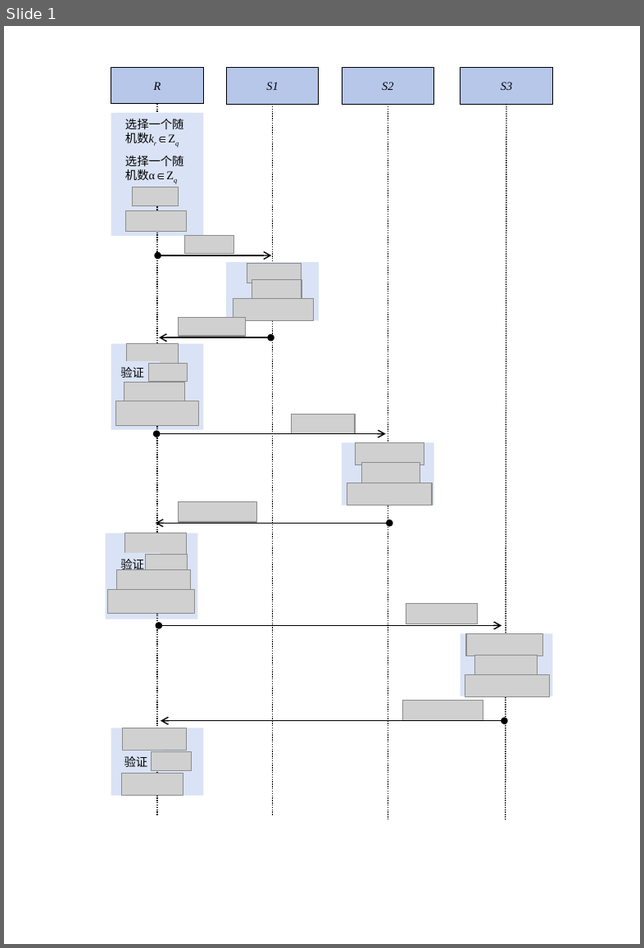
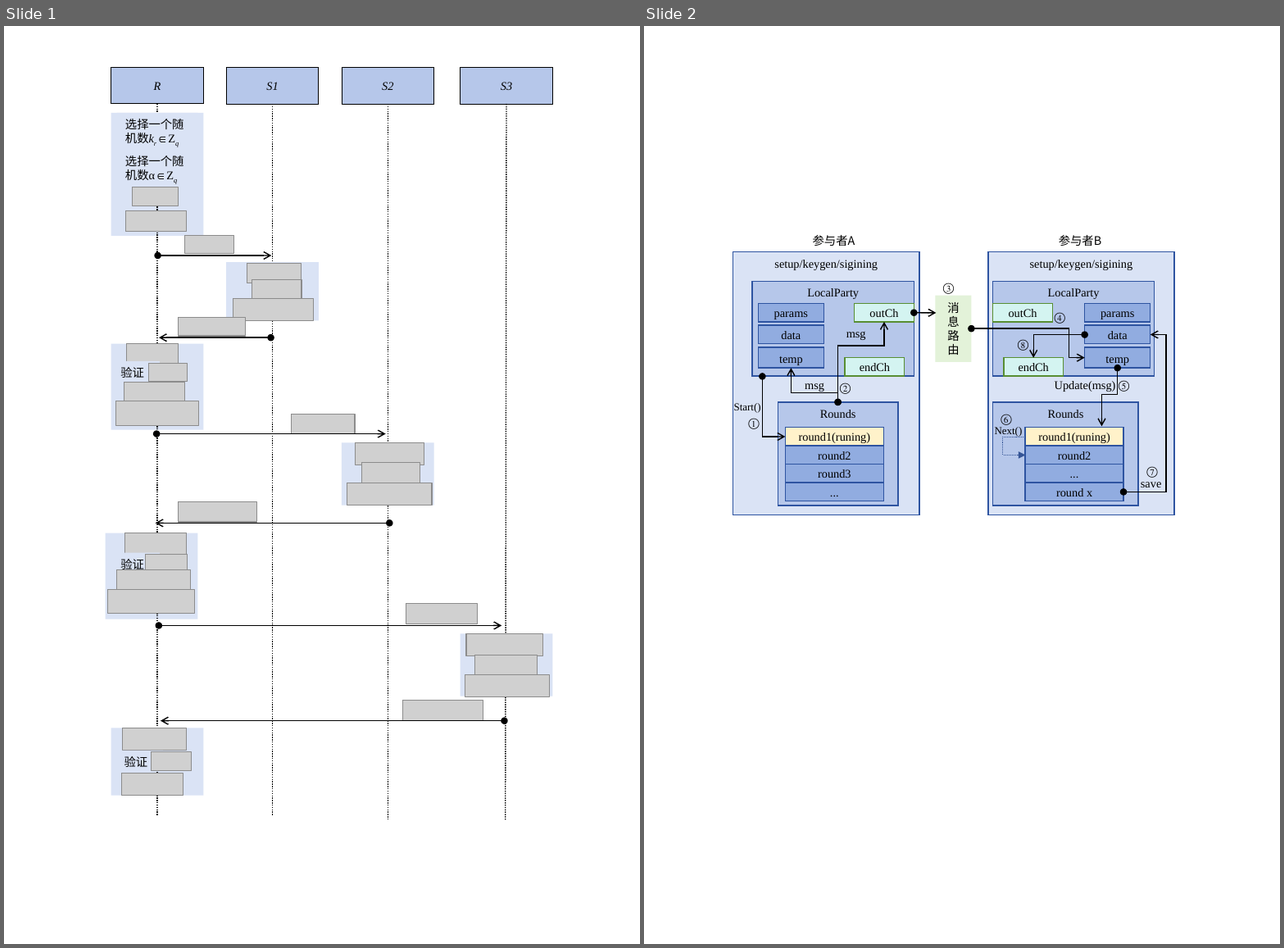
Before and after one commit to Suguanning/blind-tss-lib, a slide deck: paper/图表(2).pptx. Shown side by side, each under a label of ours: slide 1 before the commit, slides 1 and 2 after it. The pictures are 644x948 and 1284x948 pixels, drawn with LibreOffice and Linux fonts; fonts in the diff are those of the drawing; grey boxes stand for pictures. Boxes give left, top, right and bottom in pixels: in the first picture for what was removed or moved away, otherwise in the second. Text is boxed around its words. In the diff, an @@ line names an element or a change of style, - is before the commit and + after.

```diff
--- a/paper/图表(2).pptx
+++ b/paper/图表(2).pptx
@@ slide 2 added at (644,26,1280,944), background #FFFFFF @@
@@ text added at (813,235,856,246), 10 pt, text #000000 @@
+参与者A
@@ text added at (1059,235,1102,246), 10 pt, text #000000 @@
+参与者B
@@ text added at (943,283,954,294), 10 pt, text #000000 @@
+③
@@ double arrow added from (914, 313) to (936, 313), #000000 1 pt @@
@@ text added at (1055,312,1065,324), 10 pt, text #000000 @@
+④
@@ elbow double arrow added from (971, 329) to (1085, 358), #000000 1 pt @@
@@ text added at (1018,339,1029,351), 10 pt, text #000000 @@
+⑧
@@ elbow double arrow added from (763, 376) to (786, 437), #000000 1 pt @@
@@ text added at (840,383,851,394), 10 pt, text #000000 @@
+②
@@ text added at (1119,380,1129,392), 10 pt, text #000000 @@
+⑤
@@ group added at (733,252,1175,516): 25 rectangles, 6 texts, 5 elbow double arrows, 1 elbow arrow @@
+setup/keygen/sigining
+LocalParty
+Rounds
+round1(runing)
+round2
+round3
+...
+temp
+data
+params
+outCh
+endCh
+setup/keygen/sigining
+LocalParty
+Rounds
+round1(runing)
+round2
+...
+round x
+temp
+data
+params
+outCh
+endCh
+msg
+msg
+Update(msg)
+save
+Next()
+消息路由
+Start()
@@ text added at (748,418,759,429), 10 pt, text #000000 @@
+①
@@ text added at (1001,414,1011,425), 10 pt, text #000000 @@
+⑥
@@ text added at (1147,466,1157,478), 10 pt, text #000000 @@
+⑦
```
Also in this commit, not shown: 4 other files.
